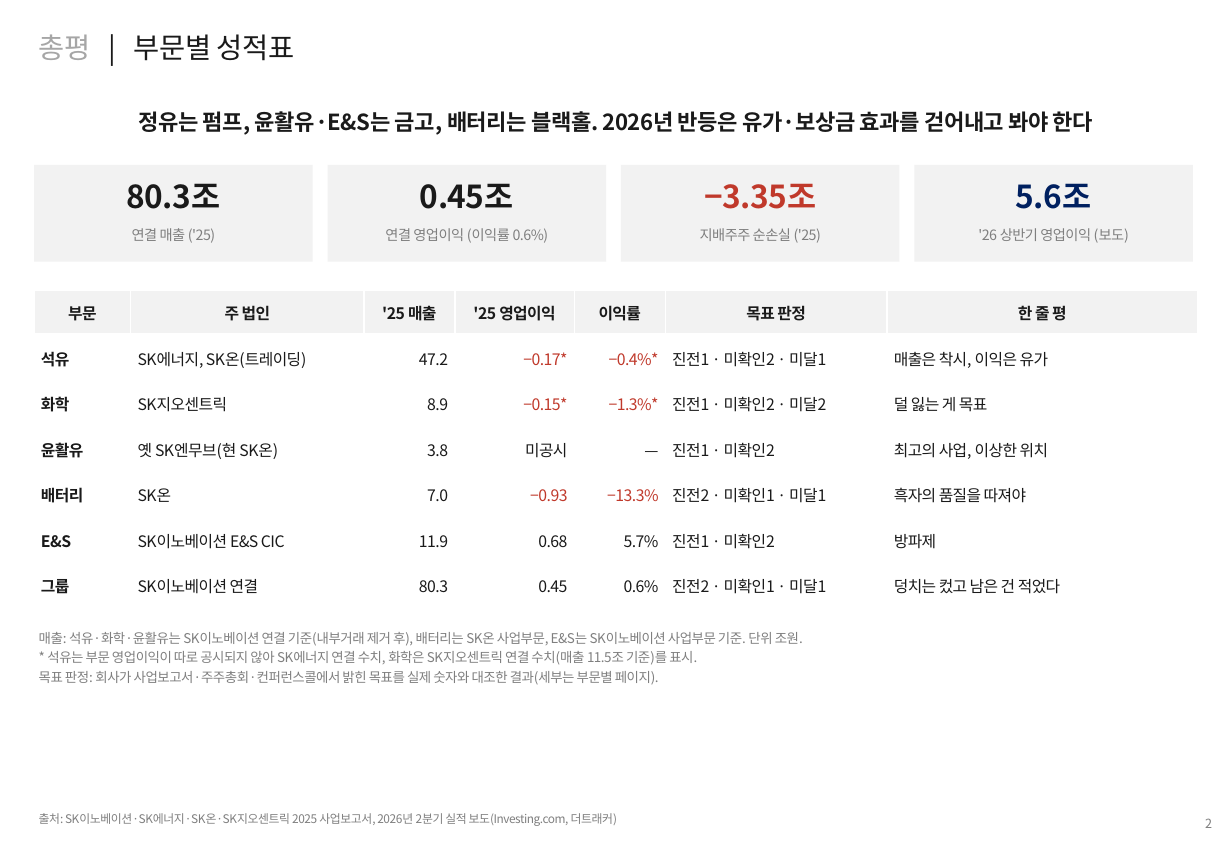
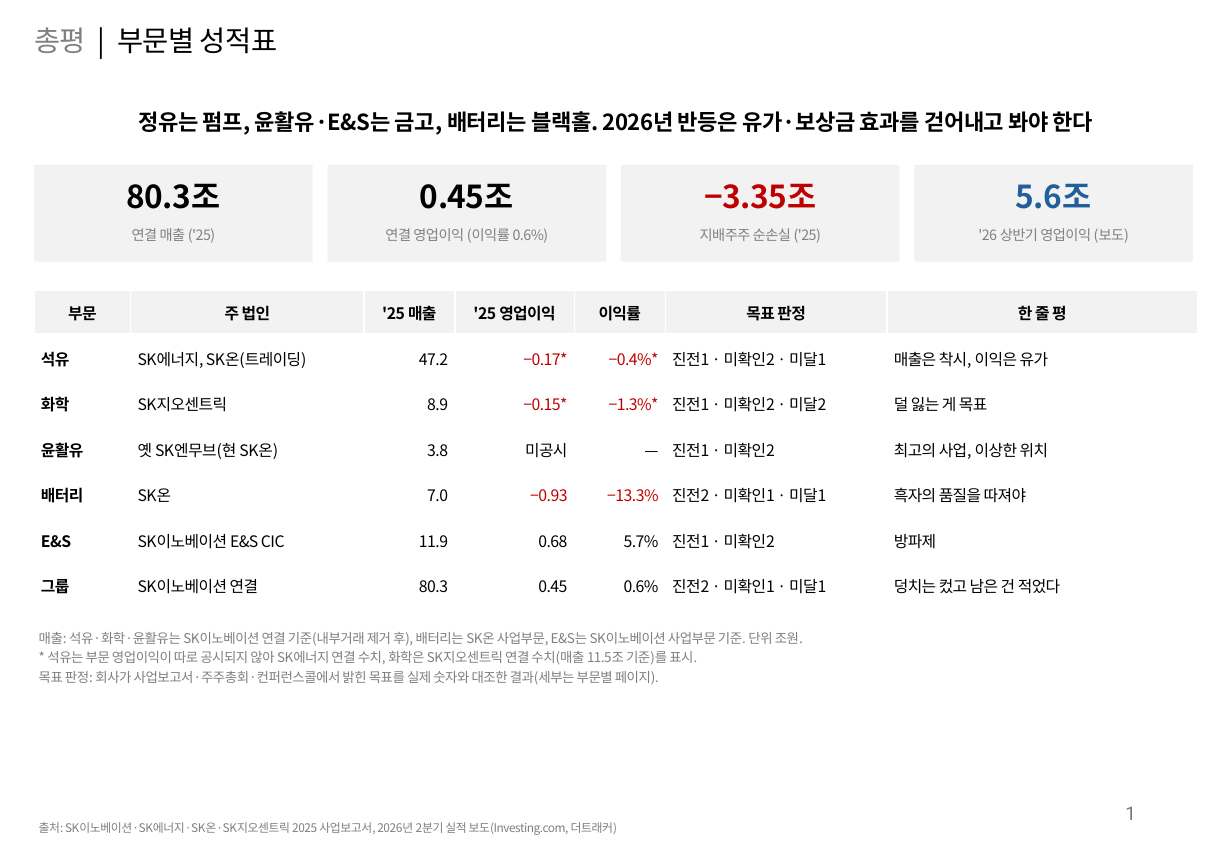
Before and after one commit to seokwon89/SKMS-TF, a slide deck: slide 2 of research/headcount/ppt/SKI계열_Cold_Eye_Review.pptx. Drawn at 1232x853 pixels with LibreOffice and Linux fonts; fonts in the diff are those of the drawing. Boxes give left, top, right and bottom in pixels: in the first picture for what was removed or moved away, otherwise in the second. Text is boxed around its words. In the diff, an @@ line names an element or a change of style, - is before the commit and + after.

```diff
--- a/research/headcount/ppt/SKI계열_Cold_Eye_Review.pptx
+++ b/research/headcount/ppt/SKI계열_Cold_Eye_Review.pptx
@@ text "총평 | 부문별 성적표" at box(34, 27, 278, 54): text colour #A6A6A6 to #808080 in "총평"; text colour #1A1A1A to #000000 in "| 부문별 성적표" @@
@@ text colour #1A1A1A to #000000 in 3 elements at box(138, 111, 1093, 135), box(126, 183, 220, 209), box(420, 183, 514, 209) @@
@@ text "−3.35조" at box(704, 183, 816, 209): text colour #C0392B to #C00000 @@
@@ text "5.6조" at box(1016, 183, 1092, 209): text colour #002060 to #215F9A @@
@@ table at box(34, 290, 1198, 609) @@
@@ text colour #1A1A1A to #000000 in "부문", "주 법인", "'25 매출", "'25 영업이익" and 39 more places @@
@@ text colour #C0392B to #C00000 in "−0.17*", "−0.4%*", "−0.15*", "−1.3%*" and 2 more places @@
@@ text "출처: SK이노베이션·SK에너지·SK온·SK지오센트릭 2025 사업보고서, 2026년 ...": place and size @@
-text "출처: SK이노베이션·SK에너지·SK온·SK지오센트릭 2025 사업보고서, 2026년 ..." at box(39, 813, 617, 826)
+text "출처: SK이노베이션·SK에너지·SK온·SK지오센트릭 2025 사업보고서, 2026년 ..." at box(39, 822, 617, 835)
@@ text "출처: SK이노베이션·SK에너지·SK온·SK지오센트릭 2025 사업보고서, 2026년 ..." at box(39, 822, 617, 835): text colour #7F7F7F to #808080; vertical alignment top to bottom @@
@@ page number added at box(1125, 806, 1136, 820), 12 pt, text #797979 @@
+1
@@ text removed at box(1205, 818, 1212, 828) @@
-2
```
Also in this commit, not shown: 12 other slides changed, 2 other files.
